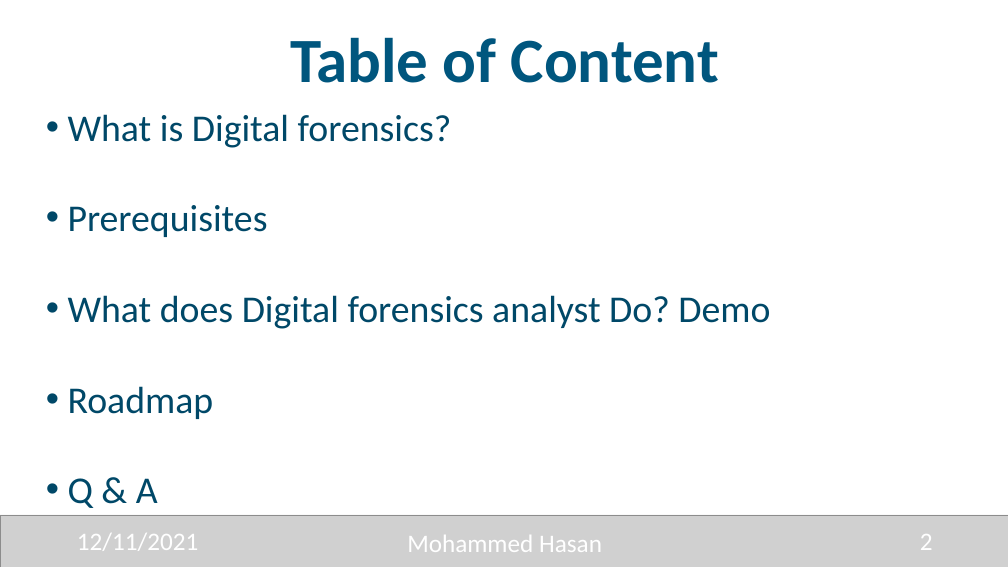
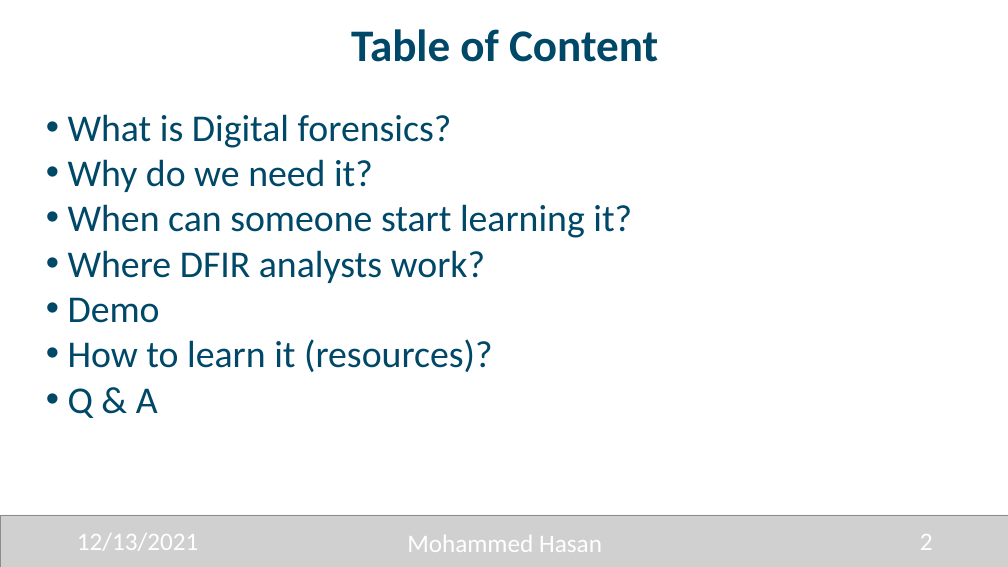
Before and after one commit to 0xHasanM/MISC, a slide deck: slide 2 of Talks/INSEC/INSEC.pptx. Drawn at 1008x567 pixels with LibreOffice and Linux fonts; fonts in the diff are those of the drawing; grey boxes stand for pictures. Boxes give left, top, right and bottom in pixels: in the first picture for what was removed or moved away, otherwise in the second. Text is boxed around its words. In the diff, an @@ line names an element or a change of style, - is before the commit and + after.

```diff
--- a/Talks/INSEC/INSEC.pptx
+++ b/Talks/INSEC/INSEC.pptx
@@ title "Table of Content" at [351,29,658,62]: size 60 to 43 pt, text colour #00567E to #004868 @@
@@ text at [68,159,632,372]: text changed @@
-• Prerequisites
-• What does Digital forensics analyst Do? Demo
-• Roadmap
+• Why do we need it?
+• When can someone start learning it?
+• Where DFIR analysts work?
+• Demo
+• How to learn it (resources)?
@@ text at [77,533,199,551]: text changed @@
-12/11/2021
+12/13/2021
```
Also in this commit, not shown: 7 other slides changed, 3 slides added.
